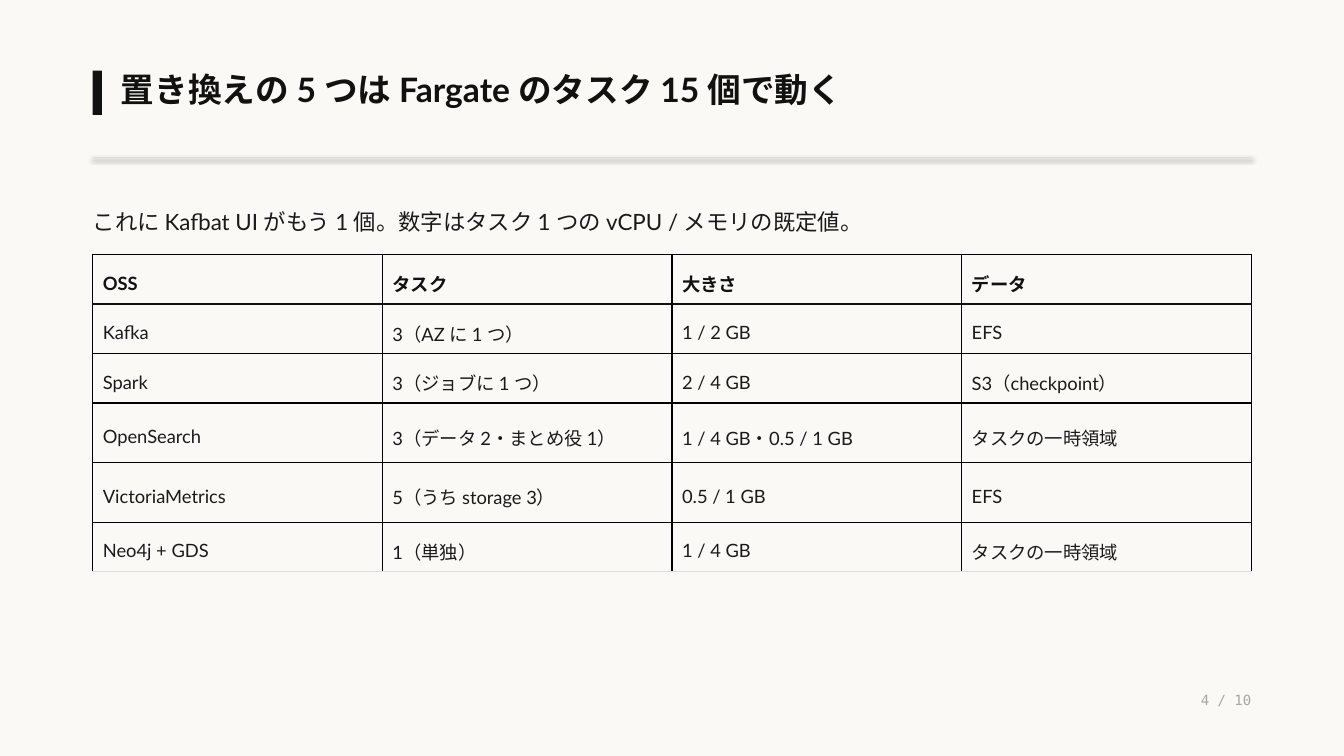
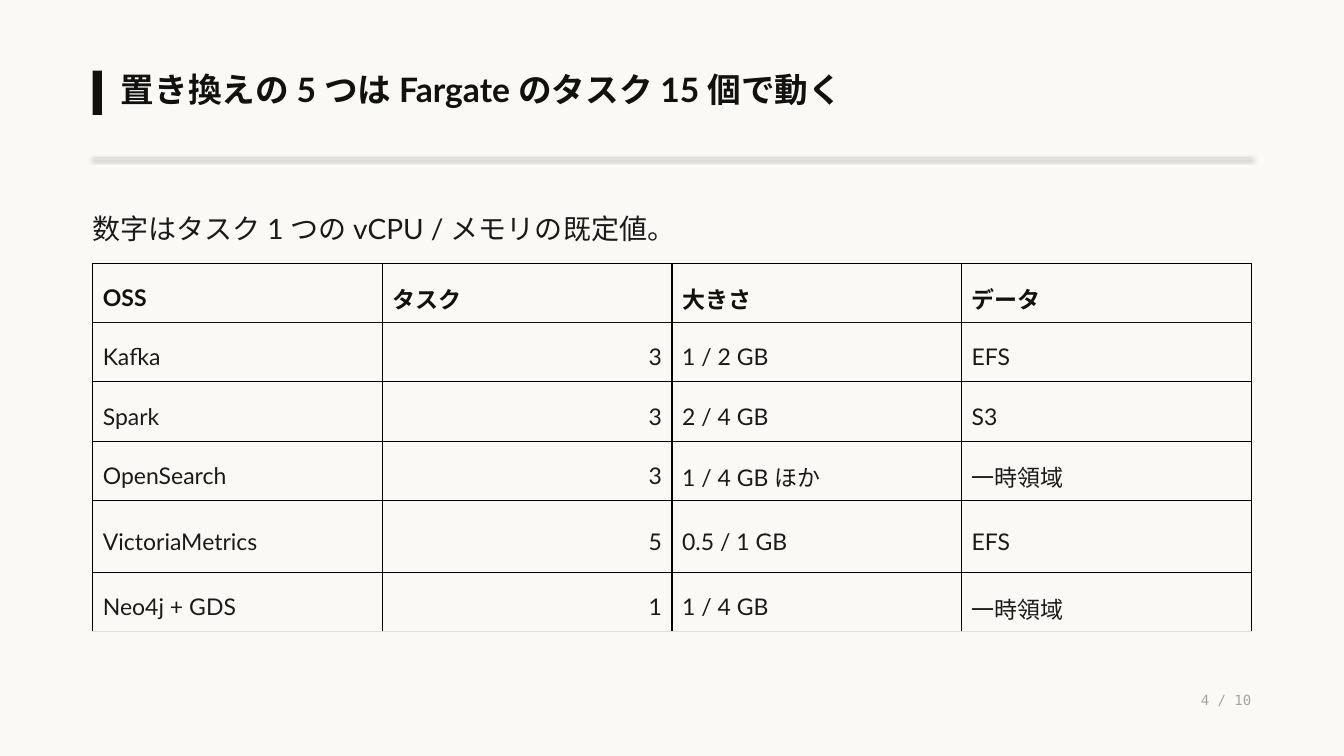
Before and after one commit to eddie-eights/nwc-poc, a slide deck: slide 4 of docs/architecture-oss.pptx. Drawn at 1344x756 pixels with LibreOffice and Linux fonts; fonts in the diff are those of the drawing. Boxes give left, top, right and bottom in pixels: in the first picture for what was removed or moved away, otherwise in the second. Text is boxed around its words. In the diff, an @@ line names an element or a change of style, - is before the commit and + after.

```diff
--- a/docs/architecture-oss.pptx
+++ b/docs/architecture-oss.pptx
@@ text at (x1=93, y1=215, x2=675, y2=242): text changed; size 16 to 20 pt @@
-これに Kafbat UI がもう 1 個。数字はタスク 1 つの vCPU / メモリの既定値。
+数字はタスク 1 つの vCPU / メモリの既定値。
@@ table at (x1=93, y1=263, x2=1250, y2=632) @@
-row 2, column 2: 3（AZ に 1 つ）
+row 2, column 2: 3
-row 3, column 2: 3（ジョブに 1 つ）
+row 3, column 2: 3
-row 3, column 4: S3（checkpoint）
+row 3, column 4: S3
-row 4: OpenSearch | 3（データ 2・まとめ役 1） | 1 / 4 GB・0.5 / 1 GB | タスクの一時領域
+row 4: OpenSearch | 3 | 1 / 4 GB ほか | 一時領域
-row 5, column 2: 5（うち storage 3）
+row 5, column 2: 5
-row 6, column 2: 1（単独）
+row 6, column 2: 1
-row 6, column 4: タスクの一時領域
+row 6, column 4: 一時領域
@@ size 13.1 to 16.4 pt in "OSS", "タスク", "大きさ", "データ" and 11 more places @@
@@ table resized from (x1=93, y1=254, x2=1250, y2=572) to (x1=93, y1=263, x2=1250, y2=632) @@
```
Also in this commit, not shown: 8 other slides changed, 1 other file.
